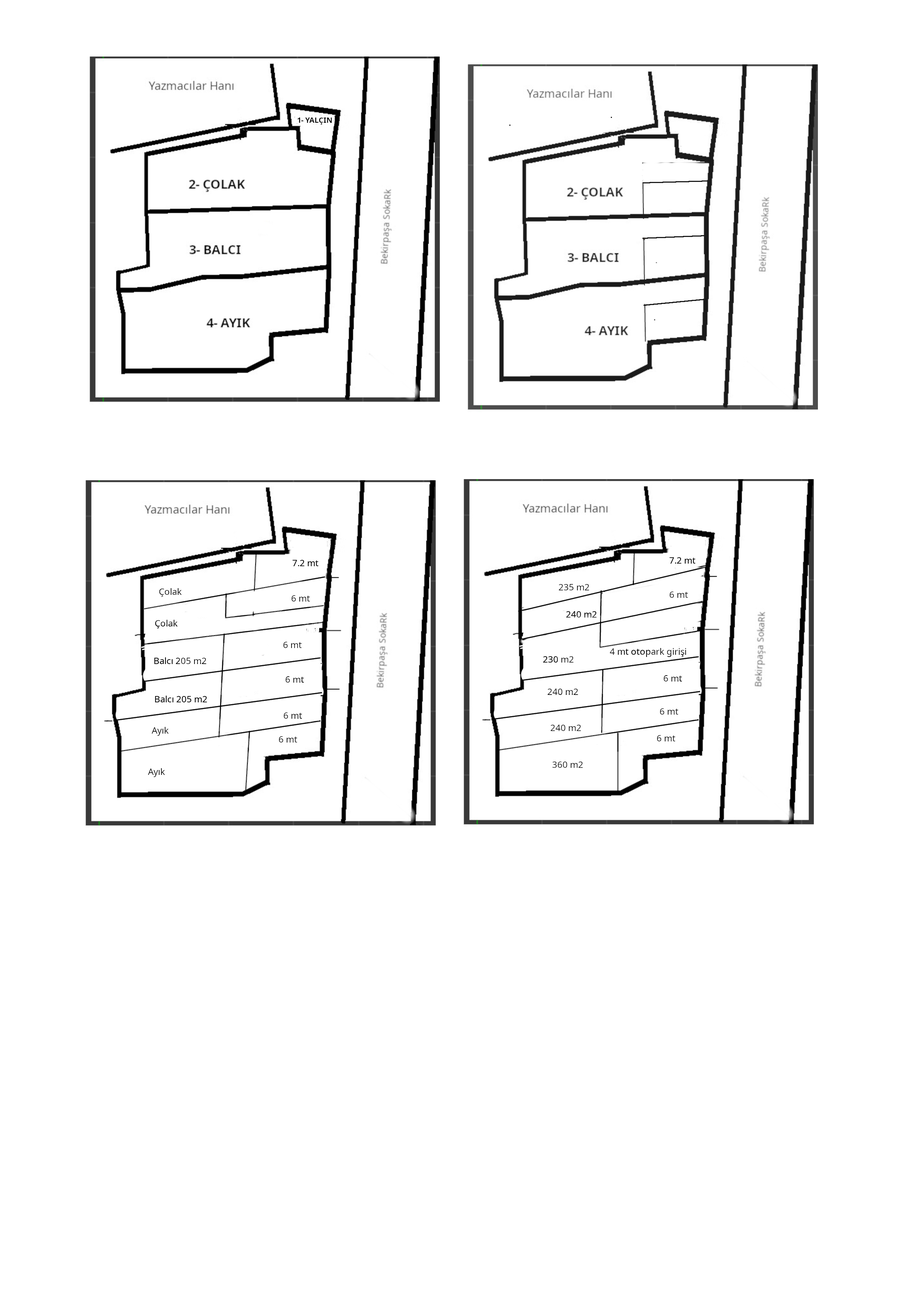
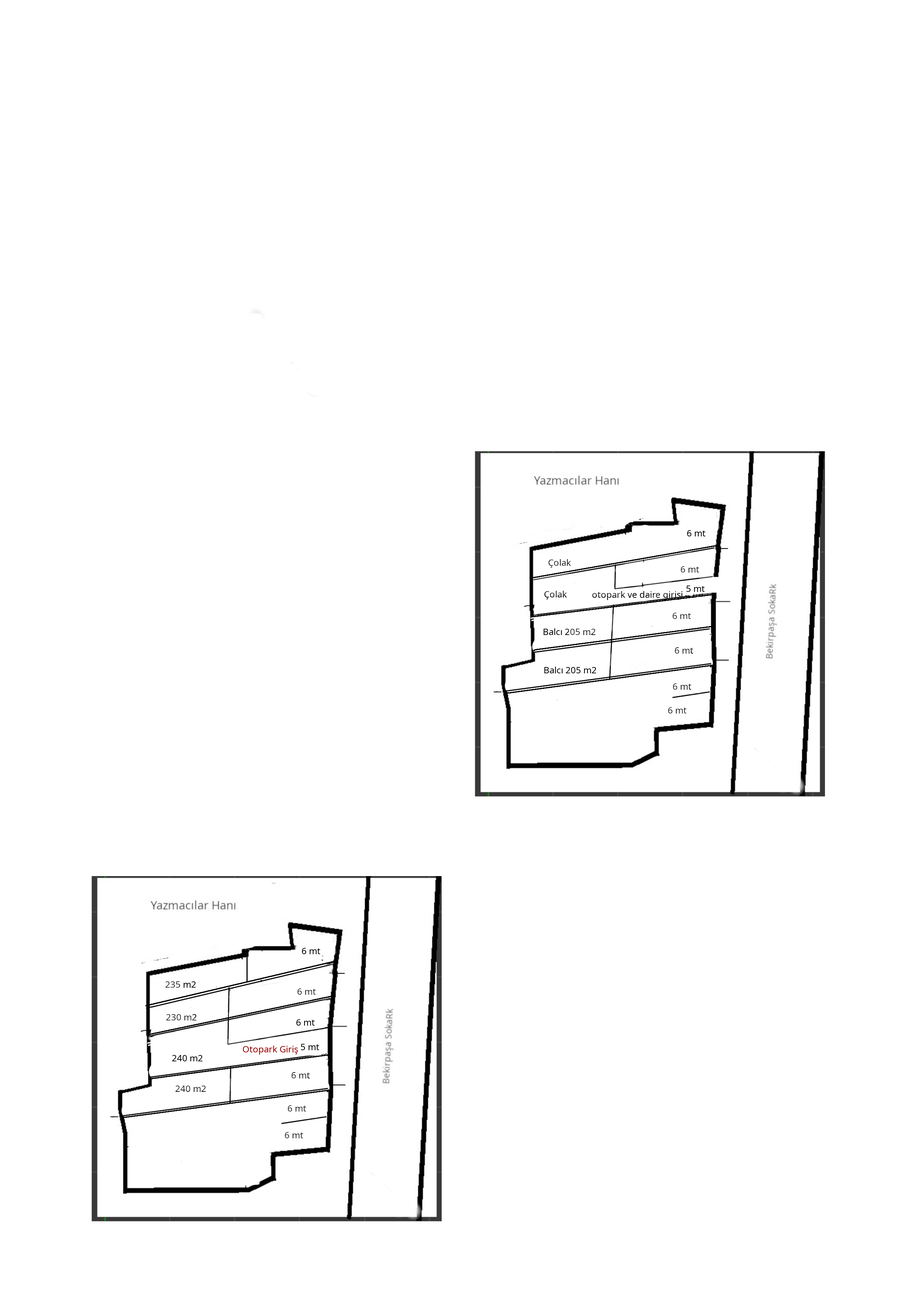
Comparing the layer stacks of the two w=922, h=1305 images. Changes:
hid "bekirpasa001.jpg #1", painted on it over <box>88,56,440,405</box>
hid "bekirpasa001.jpg #2", opacity 90% → 100%, blend dissolve → normal, painted on it over <box>466,64,819,413</box>
painted on "bekirpasa001.jpg #3" over <box>84,451,826,828</box>
painted on "bekirpasa001.jpg #4" over <box>90,479,815,1224</box>
